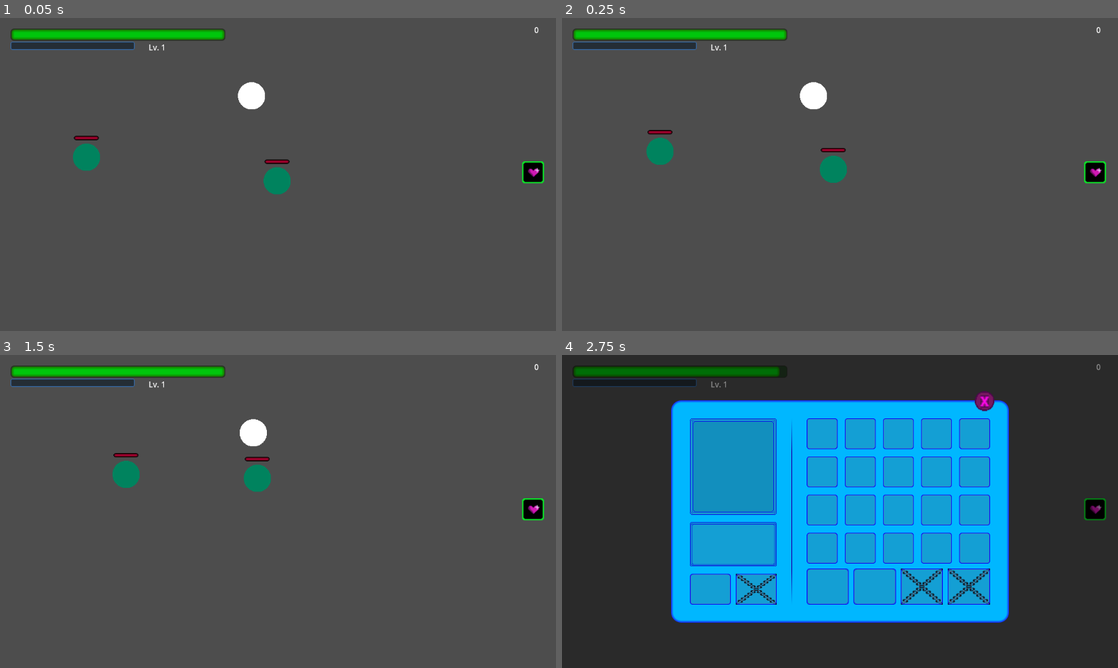
Above: before the commit, frames 1-4 (two rows, left to right).
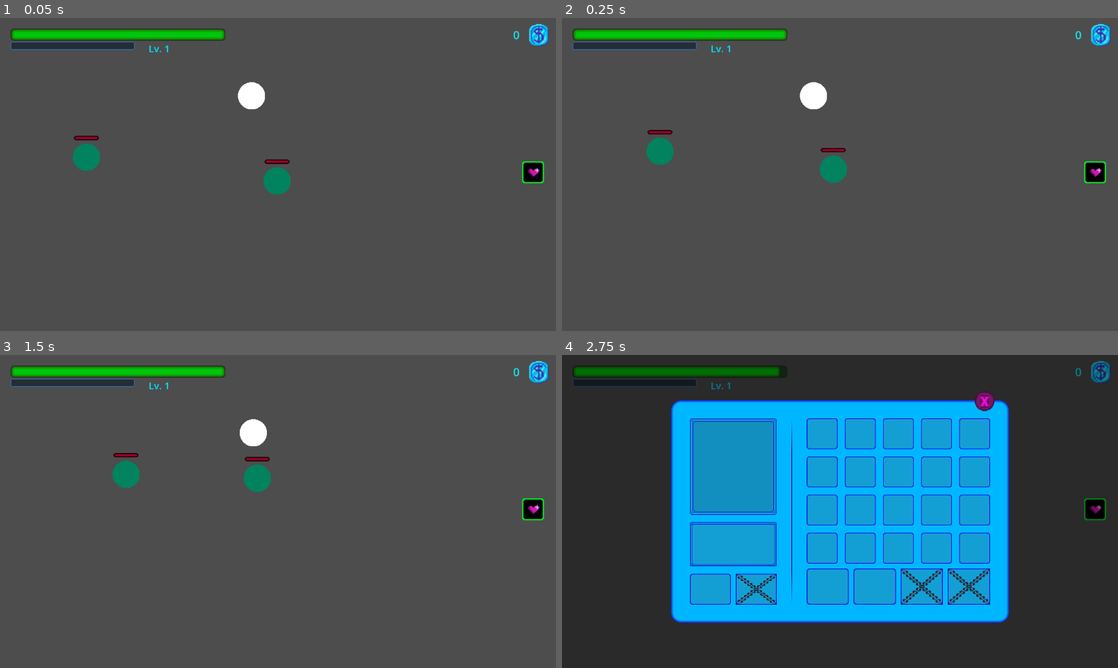
Above: after the commit, the same moments.

Repository: Joaovit-costa/Robot-Slayer
Game: Godot game, scene res://main.tscn
Two runs of this game, one before a commit and one after it. Both use one fixed random seed, a clock stepped at 60 frames per second and the inputs below. The engine's default icon, where the game draws it, is replaced by a stand-in: a white triangle on a blue panel in a dark square.
Inputs (mouse positions are in pixels of both pictures, inside the frame that each line leads up to):
- Up to frame 1 (0.05 s): no input
- Up to frame 2 (0.25 s): no input
- Up to frame 3 (1.5 s): move the mouse to (400, 495) at 0.52 s; hold Right (ui_right) 0.53-1.25 s; hold E 0.53-1.25 s; click (422, 401) at 1.25 s
- Up to frame 4 (2.75 s): move the mouse to (728, 527) at 2.02 s; hold Down (ui_down) from 2.03 s (still down); tap E at 2.1 s

The runs differ from the first frame. In frame 1, 0.3% of the frame differs, in the area x 26-99%, y 1-12%; in frame 2, 0.3%; in frame 3, 0.3%; in frame 4, 0.3%.

Commit message:
Adição do icone da moeda
Adicionei o icone da moeda alterei o tamanho das fontes e as cores

Diff:
--- a/project-room/res/Cenas/entidades/protagonista.tscn
+++ b/project-room/res/Cenas/entidades/protagonista.tscn
@@ -2,6 +2,7 @@
 
 [ext_resource type="Script" uid="uid://cdgeykgg3b6sh" path="res://script/entidades/protagonista.gd" id="1_uw4sx"]
 [ext_resource type="Texture2D" uid="uid://disji1duvvnmh" path="res://res/design/menus/Botão_Vida.png" id="2_70dtc"]
+[ext_resource type="Texture2D" uid="uid://durywh67qgeg2" path="res://res/design/Design-Robot Slayer/sprits/moeda.png" id="3_gsa6n"]
 
 [sub_resource type="CircleShape2D" id="CircleShape2D_pl2iv"]
 radius = 28.751087
@@ -152,6 +153,8 @@
 offset_top = 49.0
 offset_right = 348.0
 offset_bottom = 72.0
+theme_override_colors/font_color = Color(0, 0.8980392, 1, 1)
+theme_override_font_sizes/font_size = 20
 text = "Lv. 1"
 
 [node name="containerMoedas" type="HBoxContainer" parent="CanvasLayer" unique_id=244204250]
@@ -159,17 +162,23 @@
 anchor_left = 0.9348958
 anchor_right = 1.0
 anchor_bottom = 0.07561728
+offset_left = -43.0
+offset_bottom = 22.0
 grow_horizontal = 0
 
 [node name="labelMoeda" type="Label" parent="CanvasLayer/containerMoedas" unique_id=1234047732]
 layout_mode = 2
 size_flags_horizontal = 3
 size_flags_vertical = 6
+theme_override_colors/font_color = Color(0.08235294, 0.8745098, 0.92941177, 1)
+theme_override_font_sizes/font_size = 24
 text = "0"
-horizontal_alignment = 1
+horizontal_alignment = 2
 metadata/_edit_use_anchors_ = true
 
 [node name="iconeMoeda" type="TextureRect" parent="CanvasLayer/containerMoedas" unique_id=750364041]
 layout_mode = 2
+texture = ExtResource("3_gsa6n")
+expand_mode = 3
 
 [connection signal="body_entered" from="Area2D" to="." method="_on_area_2d_body_entered"]
Renamed: project-room/res/design/Design-Robot Slayer/sprits/Moeda MUITO feia.png -> project-room/res/design/Design-Robot Slayer/sprits/moeda.png
Not shown, added: project-room/res/design/Design-Robot Slayer/sprits/moeda.png.import
